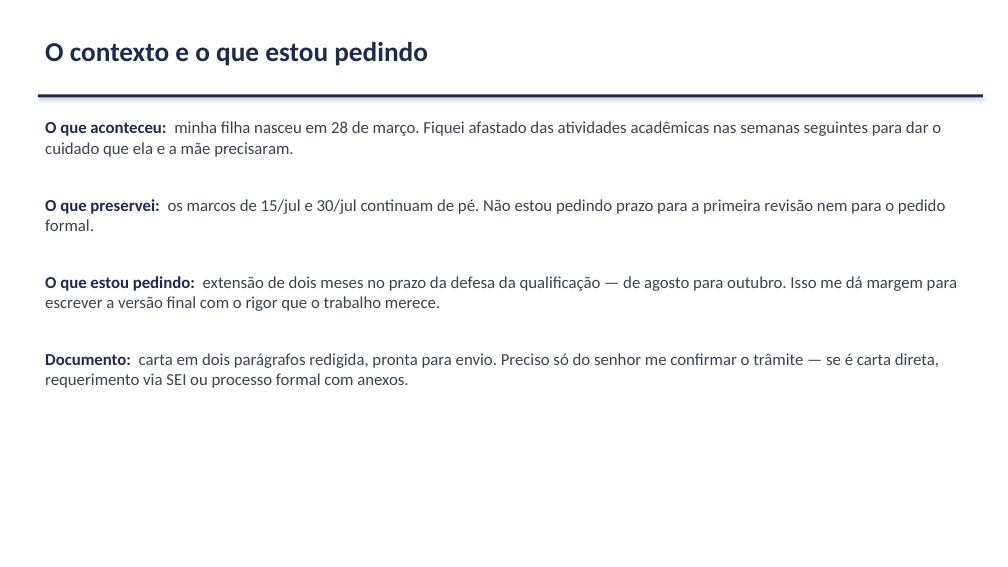
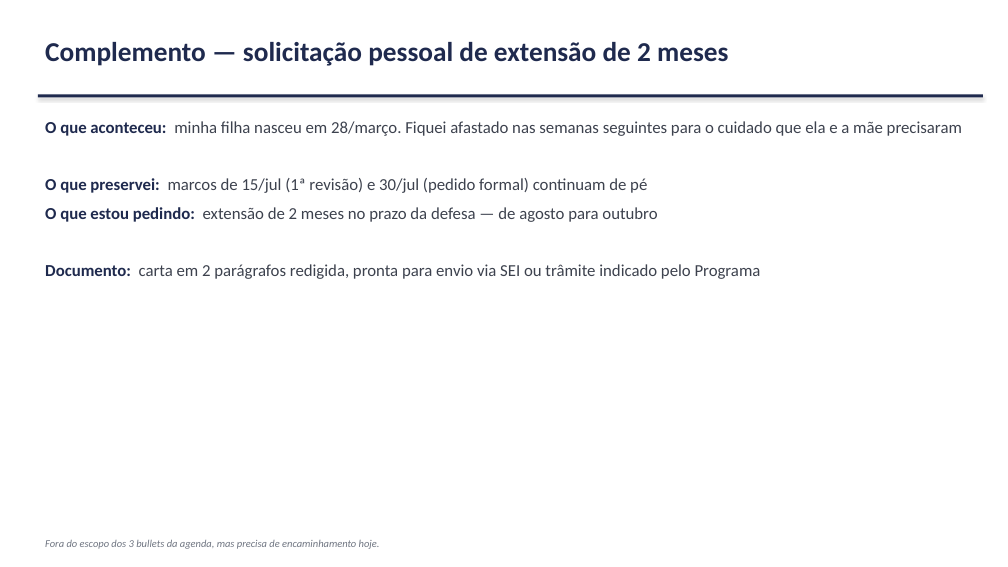
Before and after one commit to marcellozzetti/Facial-Recognition-Models-Mitigating-Bias, a slide deck: slide 19 of docs/ativo/material_reuniao_orientador_2026-07-08.pptx (slide 21 before the commit). Drawn at 1008x567 pixels with LibreOffice and Linux fonts; fonts in the diff are those of the drawing. Boxes give left, top, right and bottom in pixels: in the first picture for what was removed or moved away, otherwise in the second. Text is boxed around its words. In the diff, an @@ line names an element or a change of style, - is before the commit and + after.

```diff
--- a/docs/ativo/material_reuniao_orientador_2026-07-08.pptx
+++ b/docs/ativo/material_reuniao_orientador_2026-07-08.pptx
@@ text at (45, 42, 728, 66): text changed @@
-O contexto e o que estou pedindo
+Complemento — solicitação pessoal de extensão de 2 meses
@@ text at (45, 121, 962, 279): text changed @@
-O que aconteceu: minha filha nasceu em 28 de março. Fiquei afastado das atividades acadêmicas nas semanas seguintes para dar o cuidado que ela e a mãe precisaram.
-O que preservei: os marcos de 15/jul e 30/jul continuam de pé. Não estou pedindo prazo para a primeira revisão nem para o pedido formal.
-O que estou pedindo: extensão de dois meses no prazo da defesa da qualificação — de agosto para outubro. Isso me dá margem para escrever a versão final com o rigor que o trabalho merece.
-Documento: carta em dois parágrafos redigida, pronta para envio. Preciso só do senhor me confirmar o trâmite — se é carta direta, requerimento via SEI ou processo formal com anexos.
+O que aconteceu: minha filha nasceu em 28/março. Fiquei afastado nas semanas seguintes para o cuidado que ela e a mãe precisaram
+O que preservei: marcos de 15/jul (1ª revisão) e 30/jul (pedido formal) continuam de pé
+O que estou pedindo: extensão de 2 meses no prazo da defesa — de agosto para outubro
+Documento: carta em 2 parágrafos redigida, pronta para envio via SEI ou trâmite indicado pelo Programa
@@ text added at (45, 540, 380, 549), 10 pt, text #707682, italic @@
+Fora do escopo dos 3 bullets da agenda, mas precisa de encaminhamento hoje.
```
Also in this commit, not shown: 5 other slides changed, 2 slides added, 7 slides removed, 1 other file.
